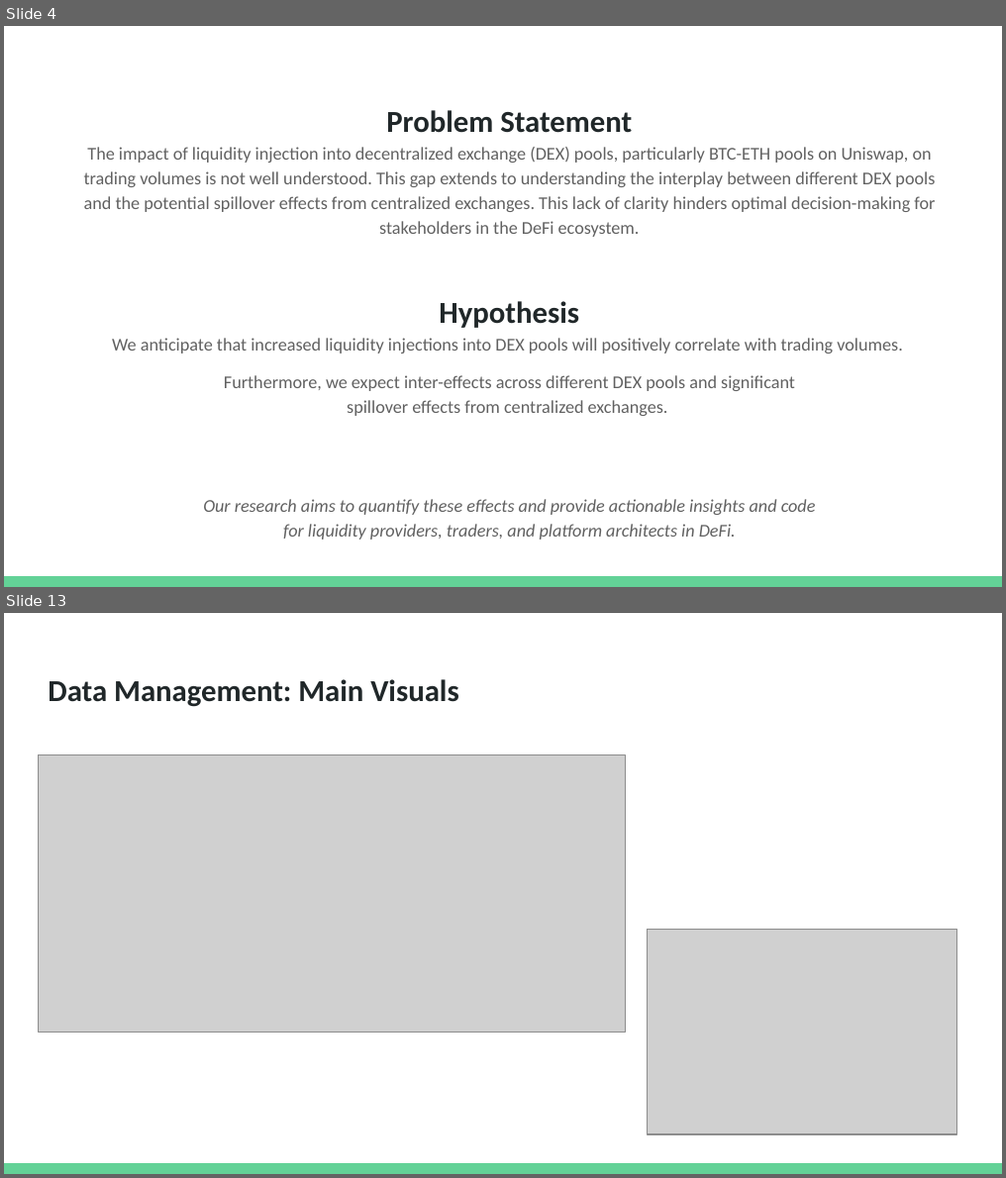
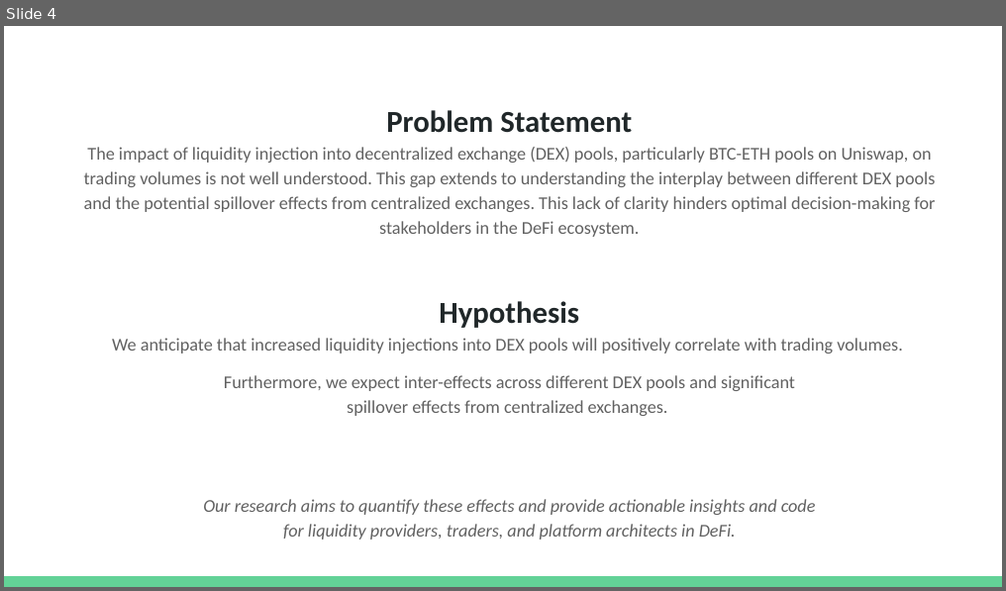
Before and after one commit to datagero/defi-liquidity-events-effect, a slide deck: Final Presentation Slides/Team 111 Presentation Slides.pptx. Shown one above the other, each under a label of ours: slides 4 and 13 before the commit, slide 4 after it; the slides between them are not shown. The pictures are 1006x1178 and 1006x591 pixels, drawn with LibreOffice and Linux fonts; fonts in the diff are those of the drawing; grey boxes stand for pictures. Boxes give left, top, right and bottom in pixels: in the first picture for what was removed or moved away, otherwise in the second. Text is boxed around its words. In the diff, an @@ line names an element or a change of style, - is before the commit and + after.

```diff
--- a/Final Presentation Slides/Team 111 Presentation Slides.pptx
+++ b/Final Presentation Slides/Team 111 Presentation Slides.pptx
@@ slide 13 removed at [4, 613, 1002, 1174], background #FFFFFF; not listed: 1 template element that a slide beside it also shows @@
@@ title removed at [48, 679, 458, 707] @@
-Data Management: Main Visuals
@@ picture removed at [38, 756, 626, 1032] @@
@@ picture removed at [648, 930, 957, 1135] @@
```
Also in this commit, not shown: 15 slides changed, 3 other files.
